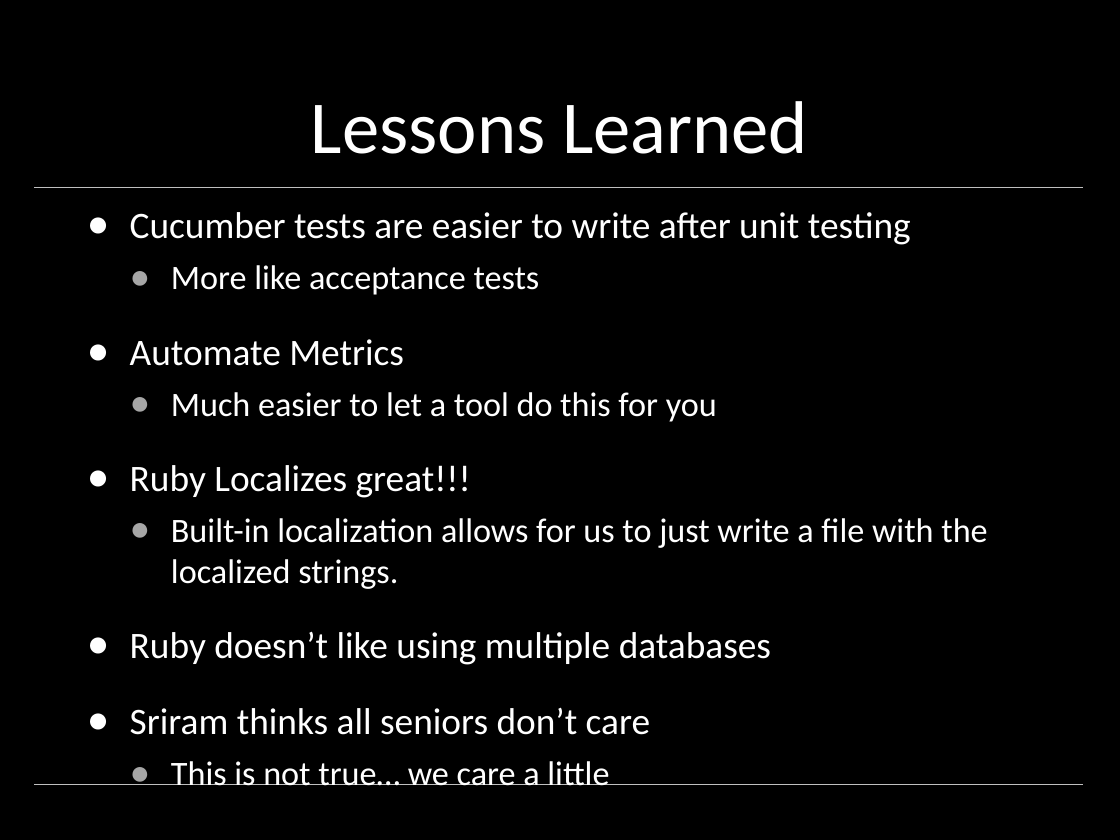
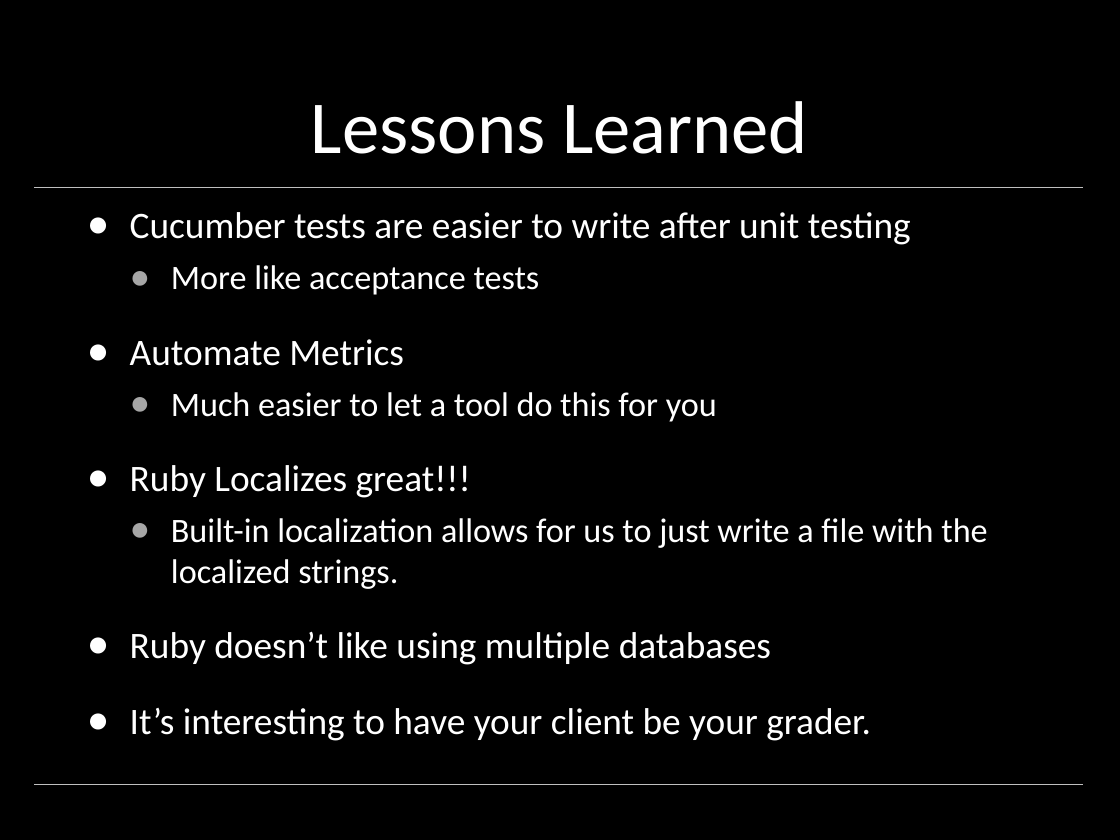
Before and after one commit to fernferret/JXI-DBManager, a slide deck: slide 8 of doc/FinalPres.pptx (slide 7 before the commit). Drawn at 1120x840 pixels with LibreOffice and Linux fonts; fonts in the diff are those of the drawing; background and template pictures are left out. Boxes give left, top, right and bottom in pixels: in the first picture for what was removed or moved away, otherwise in the second. Text is boxed around its words. In the diff, an @@ line names an element or a change of style, - is before the commit and + after.

```diff
--- a/doc/FinalPres.pptx
+++ b/doc/FinalPres.pptx
@@ text at [130, 708, 870, 741]: text changed @@
-● Sriram thinks all seniors don’t care
-  ● This is not true… we care a little
+● It’s interesting to have your client be your grader.
```
Also in this commit, not shown: 1 other slide changed, 1 slide added, 26 other files.
